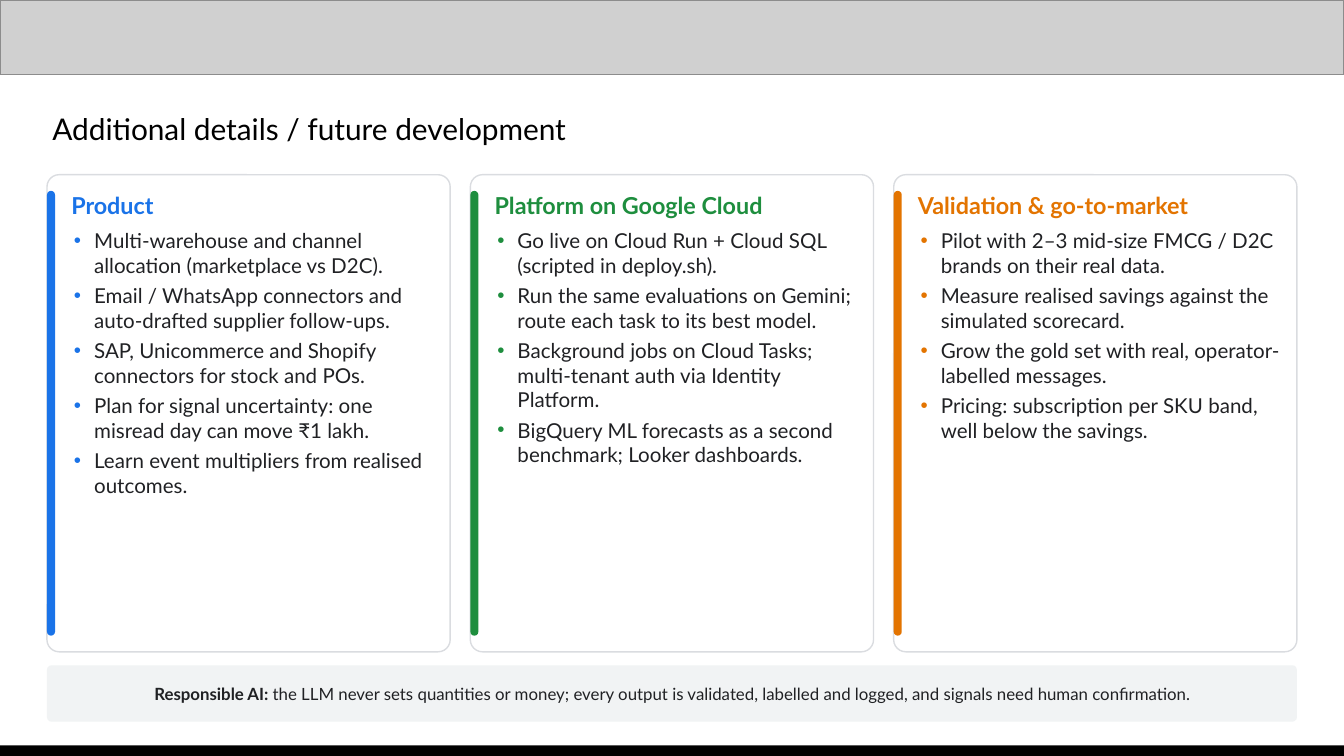
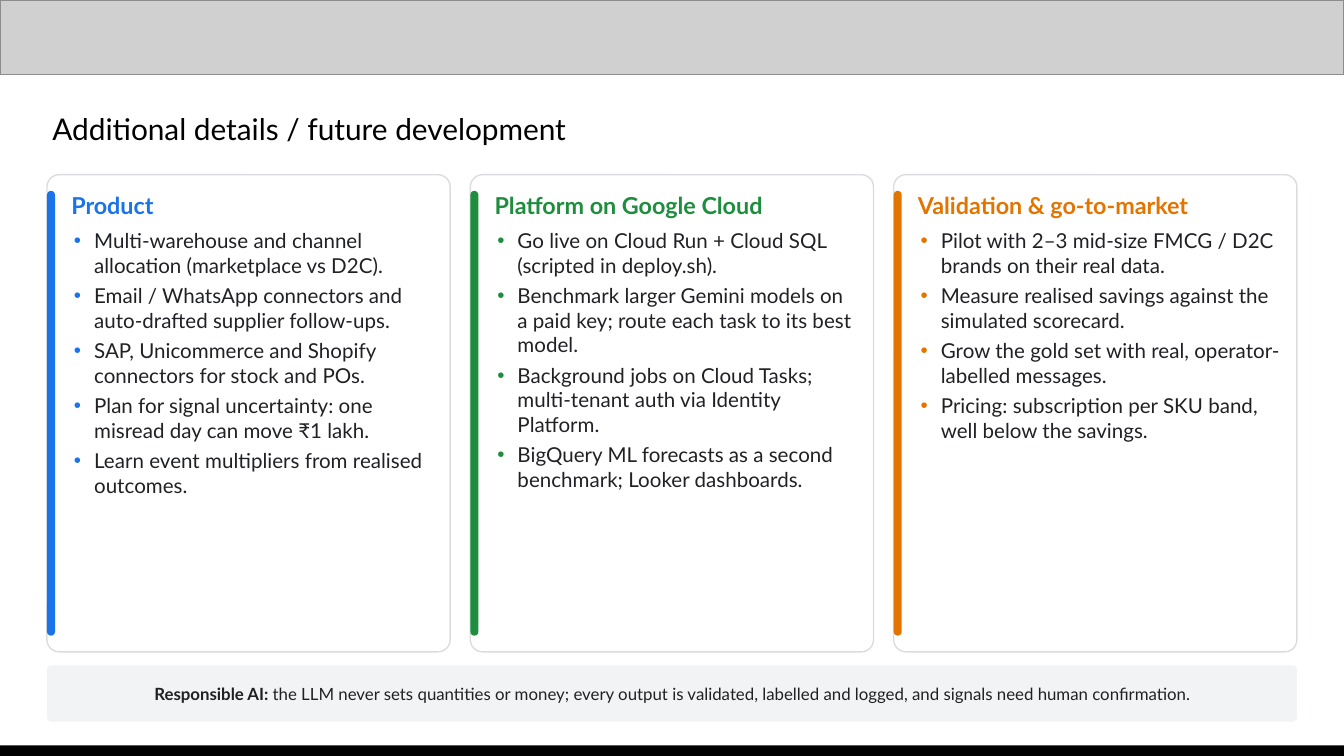
Before and after one commit to Xhahat/inventory-rescue, a slide deck: slide 13 of docs/Inventory_Rescue_AI_Builder_Cup.pptx. Drawn at 1344x756 pixels with LibreOffice and Linux fonts; fonts in the diff are those of the drawing; grey boxes stand for pictures. Boxes give left, top, right and bottom in pixels: in the first picture for what was removed or moved away, otherwise in the second. Text is boxed around its words. In the diff, an @@ line names an element or a change of style, - is before the commit and + after.

Commit message:
Switch LLM to the Gemini API (AI Studio) and local DB to SQLite; drop Docker
- New gemini provider (google-genai with an AI Studio API key), now the default
  when GEMINI_API_KEY is set; default model gemini-3.5-flash-lite.
- Retries with backoff on 408/429/5xx, optional client-side RPM limit
  (GEMINI_RPM) for the free tier, thinking level setting.
- Local database defaults to a SQLite file under var/ (WAL); Cloud SQL stays
  for deployment. Removed docker-compose and initdb.
- deploy.sh can store GEMINI_API_KEY in Secret Manager; otherwise Vertex AI.
- Assistant strips stray control characters from model output.
- README and deck re-measured on Gemini: savings 3.78L / 1.84L vs static /
  tuned rule (120/120 futures), extraction F1 0.966, WAPE 21.5% vs 23.0%,
  assistant 6/6 checked; model comparison now has 11 models.

```diff
--- a/docs/Inventory_Rescue_AI_Builder_Cup.pptx
+++ b/docs/Inventory_Rescue_AI_Builder_Cup.pptx
@@ text at bbox=[517, 288, 851, 352]: text changed @@
-• Run the same evaluations on Gemini; route each task to its best model.
+• Benchmark larger Gemini models on a paid key; route each task to its best model.
```
Also in this commit, not shown: 7 other slides changed, 12 other files.
